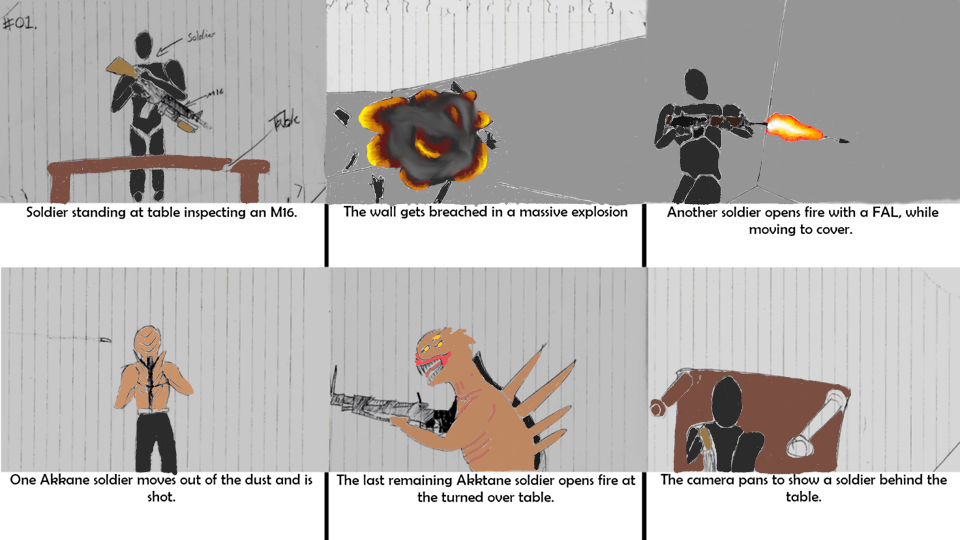
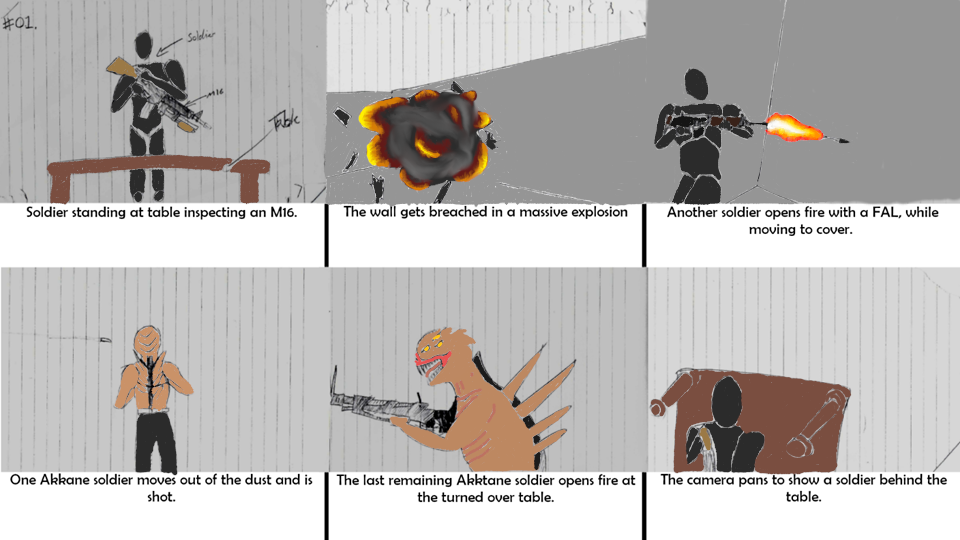
The second 960 × 540 image is a revision of the first. Changes to its layers:
painted on "Pasted Layer" over (782, 389, 847, 458)
